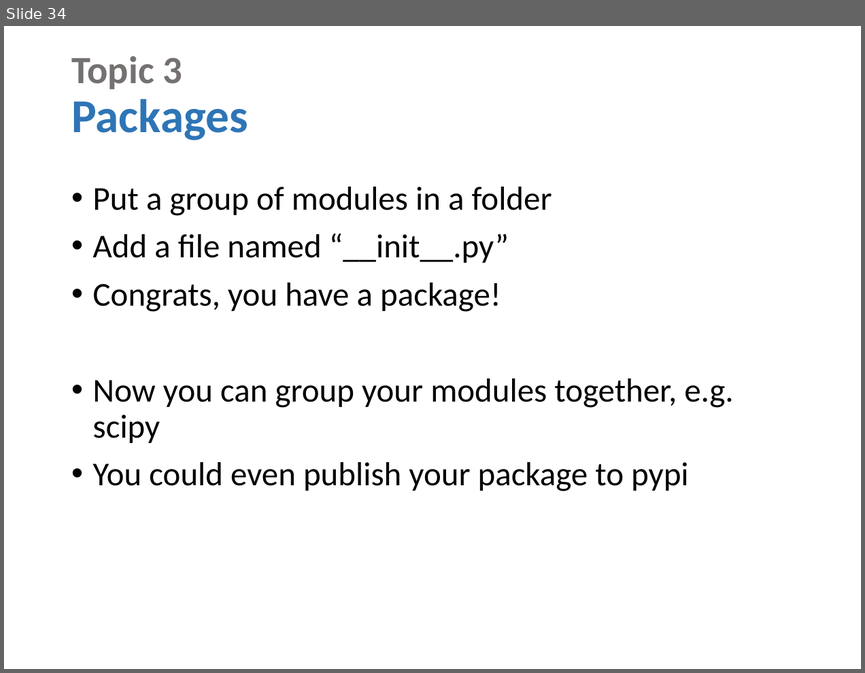
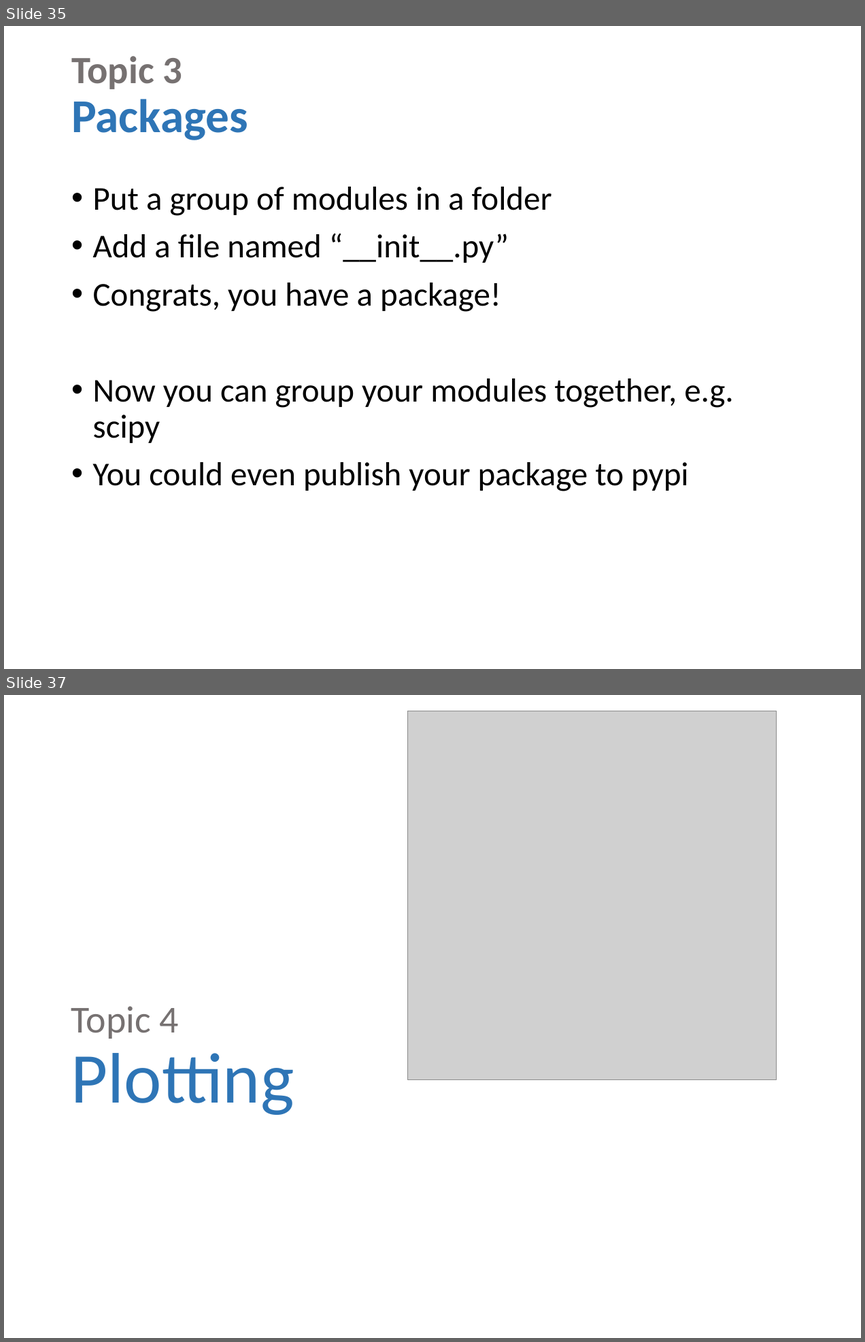
Before and after one commit to rennehan/pagsa-software-plumbing, a slide deck: basic_python.pptx. Shown one above the other, each under a label of ours: slide 34 before the commit, slides 35 and 37 after it; the slides between them are not shown. The pictures are 865x673 and 865x1342 pixels, drawn with LibreOffice and Linux fonts; fonts in the diff are those of the drawing; grey boxes stand for pictures. Boxes give left, top, right and bottom in pixels: in the first picture for what was removed or moved away, otherwise in the second. Text is boxed around its words. In the diff, an @@ line names an element or a change of style, - is before the commit and + after.

```diff
--- a/basic_python.pptx
+++ b/basic_python.pptx
@@ slide 37 added at bbox=[4, 695, 861, 1338], background #FFFFFF @@
@@ picture added at bbox=[407, 711, 776, 1080] @@
@@ title added at bbox=[71, 1006, 294, 1115], 60 pt, text #2E75B6 @@
+Topic 4
+Plotting
@@ what was slide 34 is now slide 35 @@
```
Also in this commit, not shown: 3 slides changed, 3 other slides added.
